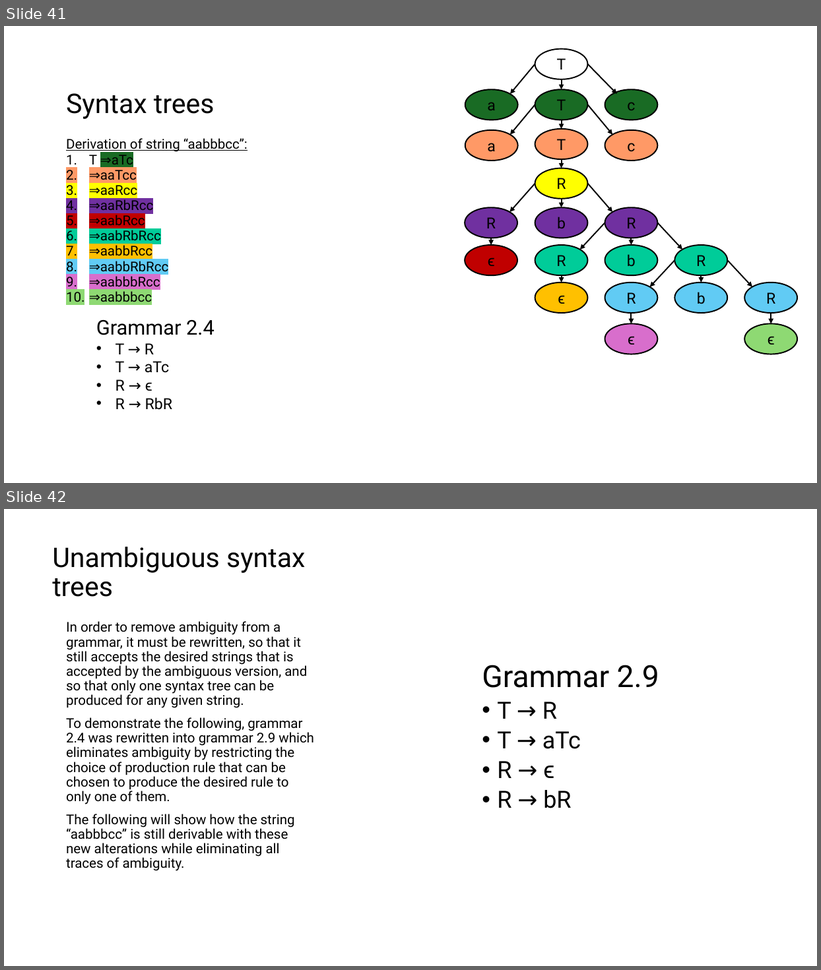
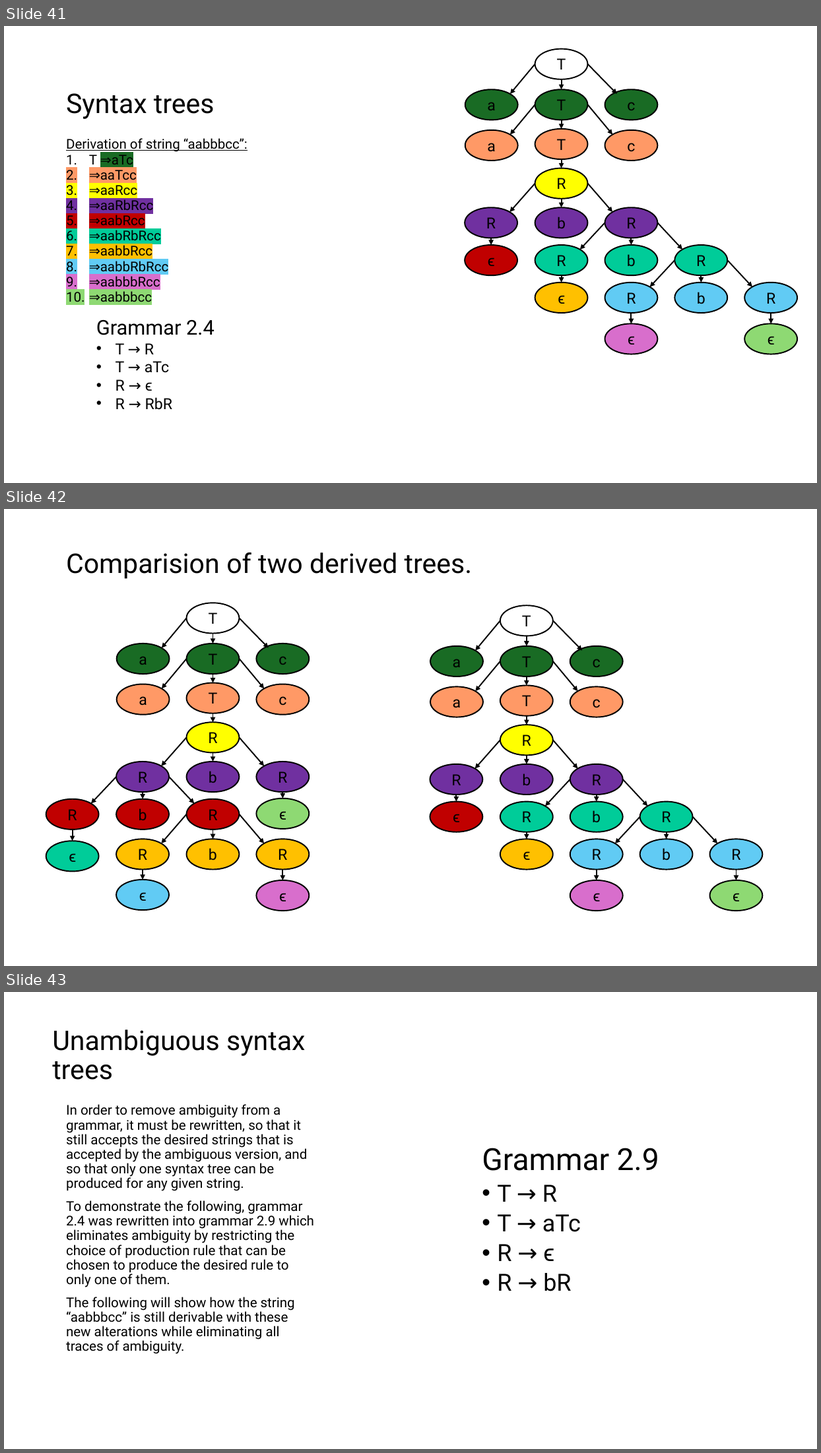
Before and after one commit to Danieldv-s/Research-Materials, a slide deck: Syntax-Analysis/Section2.2.1Expansion.pptx. Shown one above the other, each under a label of ours: slides 41 and 42 before the commit, slides 41, 42 and 43 after it. The pictures are 821x970 and 821x1453 pixels, drawn with LibreOffice and Linux fonts; fonts in the diff are those of the drawing. Boxes give left, top, right and bottom in pixels: in the first picture for what was removed or moved away, otherwise in the second. Text is boxed around its words. In the diff, an @@ line names an element or a change of style, - is before the commit and + after.

```diff
--- a/Syntax-Analysis/Section2.2.1Expansion.pptx
+++ b/Syntax-Analysis/Section2.2.1Expansion.pptx
@@ slide 42 added at box(4, 509, 817, 966), background #FFFFFF @@
@@ title added at box(66, 552, 473, 579), 32 pt, text #000000 @@
+Comparision of two derived trees.
@@ group added at box(46, 603, 309, 911): 21 ellipses, 20 arrows @@
+T
+a
+T
+c
+a
+T
+c
+R
+R
+b
+R
+R
+b
+R
+ϵ
+R
+b
+R
+ϵ
+ϵ
+ϵ
@@ group added at box(430, 605, 763, 911): 21 ellipses, 20 arrows @@
+T
+a
+T
+c
+a
+T
+c
+R
+R
+b
+R
+ϵ
+b
+R
+R
+ϵ
+R
+b
+R
+ϵ
+ϵ
@@ what was slide 42 is now slide 43 @@
```
Also in this commit, not shown: 1 other slide added, 1 slide removed.
